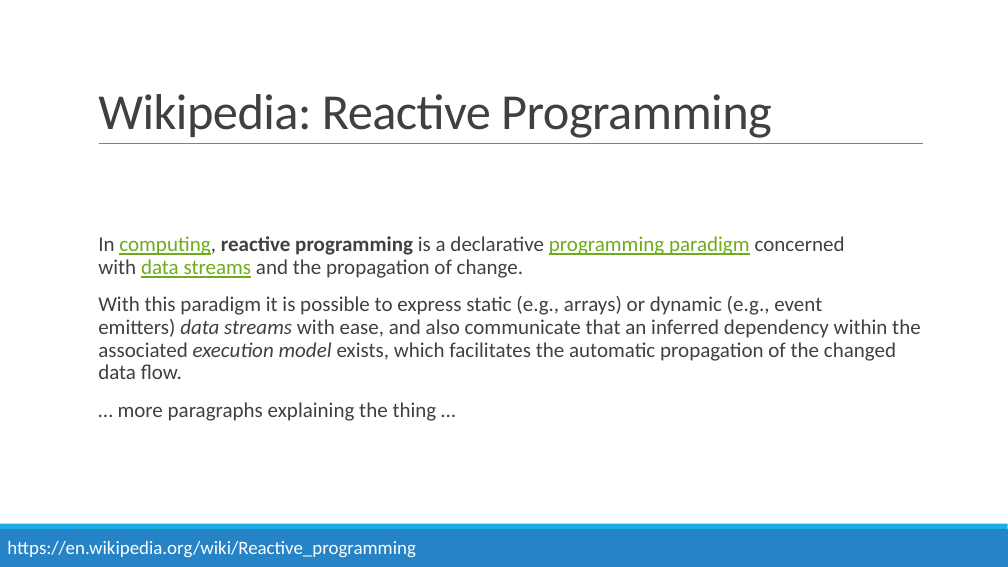
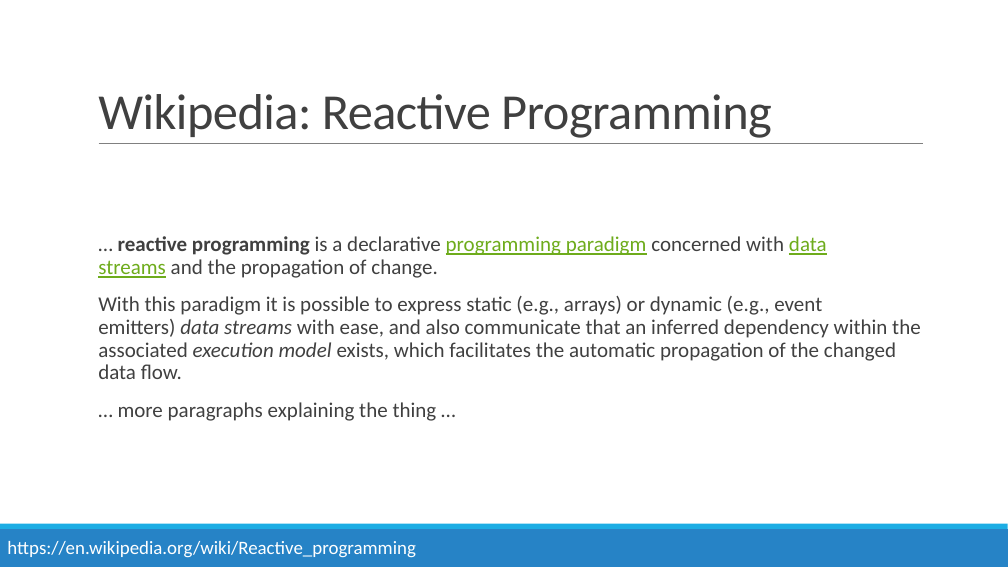
Before and after one commit to AGiorgetti/rxjs101, a slide deck: slide 3 of ReactiveProgramming_RxJS.pptx. Drawn at 1008x567 pixels with LibreOffice and Linux fonts; fonts in the diff are those of the drawing. Boxes give left, top, right and bottom in pixels: in the first picture for what was removed or moved away, otherwise in the second. Text is boxed around its words. In the diff, an @@ line names an element or a change of style, - is before the commit and + after.

```diff
--- a/ReactiveProgramming_RxJS.pptx
+++ b/ReactiveProgramming_RxJS.pptx
@@ text at [98, 236, 827, 278]: text changed @@
-  In computing, reactive programming is a declarative programming paradigm concerned with data streams and the propagation of change.
+  … reactive programming is a declarative programming paradigm concerned with data streams and the propagation of change.
```
Also in this commit, not shown: 8 other slides changed, 12 other files.
